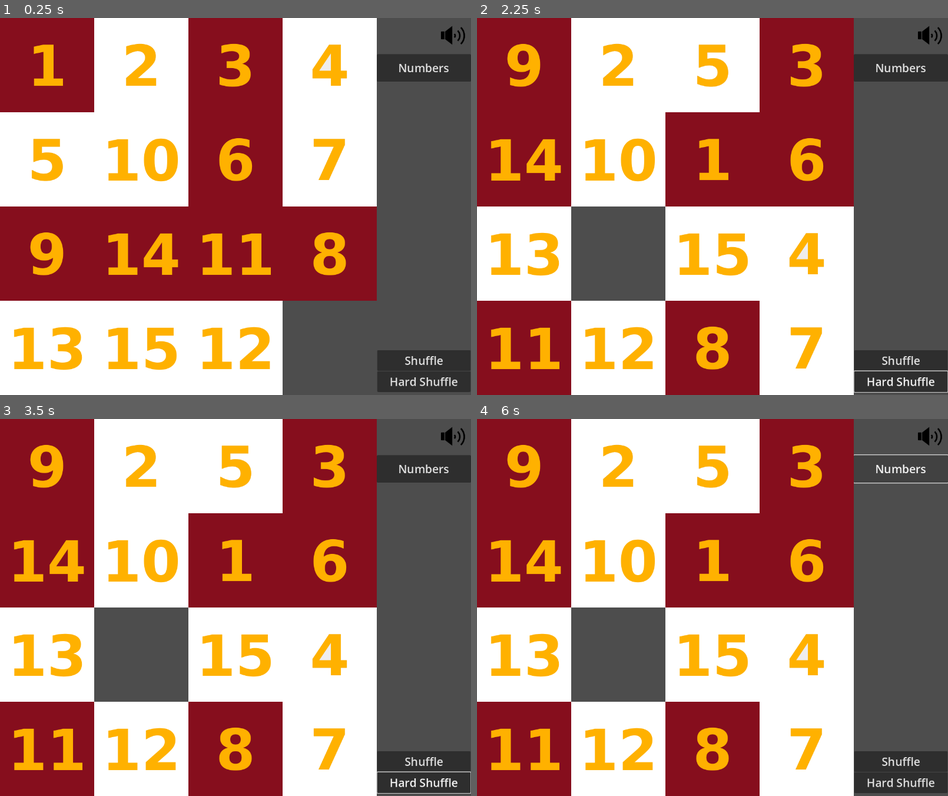
Above: before the commit, frames 1-4 (two rows, left to right).
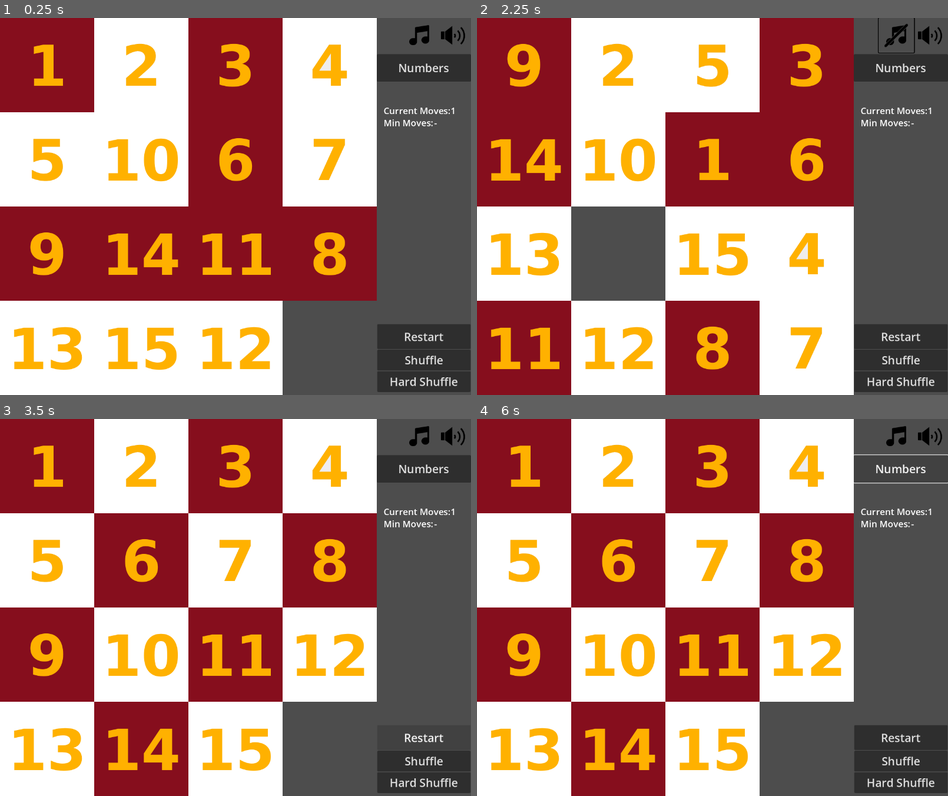
Above: after the commit, the same moments.

Repository: DENIZSEKER99/SlidePuzzle-SENG_218
Game: Godot game, scene res://scenes/main.tscn
The game is run twice, just before and just after one commit, with the same random seed, the same clock (stepped at 60 frames per second) and the same inputs.
Inputs (mouse positions are in pixels of both pictures, inside the frame that each line leads up to):
- Up to frame 1 (0.25 s): no input
- Up to frame 2 (2.25 s): click "Shuffle" at 0.5 s; click "Hard Shuffle" at 1.25 s; click (896, 36) at 2.02 s
- Up to frame 3 (3.5 s): click (423, 735) at 2.75 s, where only the run after the commit has a clickable "Restart"
- Up to frame 4 (6 s): click (900, 735) at 3.5 s, where only the run after the commit has a clickable "Restart"; click (900, 735) at 4.25 s, where only the run after the commit has a clickable "Restart"; click "Numbers" at 5 s; click "Sonic" at 5.75 s

The runs differ from the first frame. In frame 1, 1.7% of the frame differs, in the area x 80-100%, y 1-93%; in frame 2, 1.8%; in frame 3, 59%; in frame 4, 60%, in the area x 0-100%, y 0-100%.

Commit message:
music and score added

Diff:
--- a/scenes/Puzzle_Area.gd
+++ b/scenes/Puzzle_Area.gd
@@ -4,16 +4,23 @@
 var tiles = []
 var solved = []
 var mouse = false
+var hardness = 50
+var sound_is_on = true
+var music_is_on =true
+var moves = 0
+static var min_moves
+var min_moves_is_null = true
 
-var hardness = 50
-
-var sound_is_on = true
 
 func _ready():
+	if music_is_on:
+		$MusicStreamPlayer.play()
 	start_game()
 
 func start_game():
-	tiles = [$Tile1, $Tile2, $Tile3, $Tile4, $Tile5, $Tile6, $Tile7, $Tile8, $Tile9, $Tile10, $Tile11, $Tile12, $Tile13, $Tile14, $Tile15, $Tile16 ]
+	tiles = [$Tile1, $Tile2,
+	$Tile3, $Tile4, $Tile5, $Tile6,$Tile7, $Tile8, $Tile9,
+	$Tile10, $Tile11, $Tile12, $Tile13, $Tile14, $Tile15, $Tile16 ]
 	solved = tiles.duplicate()
 	shuffle_tiles()
 
@@ -28,6 +35,7 @@
 			check_neighbours(rows,cols)
 			previous_1 = previous
 			previous = tile
+			moves=0
 
 func hard_shuffle_tiles():
 	var previous = 99
@@ -40,6 +48,7 @@
 			check_neighbours(rows,cols)
 			previous_1 = previous
 			previous = tile
+			moves=0
 
 func _process(delta):
 	if Input.is_mouse_button_pressed(MOUSE_BUTTON_LEFT) and mouse:
@@ -50,14 +59,22 @@
 		var cols = int(mouse_copy.position.x / 250)
 		check_neighbours(rows,cols)
 		if tiles == solved:
+			if min_moves_is_null:
+				min_moves = moves
+				$Highest_Score.text = str(min_moves)
+				min_moves_is_null = false
+			elif min_moves > moves:
+				min_moves = moves
+				$Highest_Score.text = str(min_moves)
+				min_moves_is_null = false
 			if sound_is_on:
 				$AudioStreamPlayer.stream=preload("res://art/audio/Small Win.mp3")
 				$AudioStreamPlayer.play()
 				pass
-			print("You win!")
 			var you_win = preload("res://scenes/You win.tscn")
 			var win_instance = you_win.instantiate()
 			add_child(win_instance)
+			$Timer.start()
 
 func check_neighbours(rows, cols):
 	var empty = false
@@ -100,6 +117,8 @@
 	var temp_tile = tiles[tile_src]
 	tiles[tile_src] = tiles[tile_dst]
 	tiles[tile_dst] = temp_tile
+	moves = moves+1
+	$Current_Score.text=str(moves)
 	if sound_is_on:
 		$AudioStreamPlayer.stream = preload("res://art/audio/Whip Woosh.mp3")
 		$AudioStreamPlayer.play()
@@ -124,3 +143,27 @@
 		$Sound_Button.icon = preload("res://art/Icons/Sound_on.png")
 		sound_is_on = true
 	pass
+
+func _on_timer_timeout():
+	remove_child($Win_Screen)
+	remove_child($Win_Screen1)
+	remove_child($Win_Screen2)
+	remove_child($Win_Screen3)
+	pass
+
+func _on_music_button_button_down():
+	if music_is_on:
+		$Music_Button.icon=preload("res://art/Icons/music_off.png")
+		music_is_on=false
+		$MusicStreamPlayer.stop()
+	else:
+		$Music_Button.icon =preload("res://art/Icons/music_on.png")
+		music_is_on = true
+		$MusicStreamPlayer.play()
+	pass
+
+
+func _on_restart_button_down():
+
+	get_tree().change_scene_to_file("res://scenes/main.tscn")
+	pass # Replace with function body.
--- a/scenes/Puzzle_Area.tscn
+++ b/scenes/Puzzle_Area.tscn
@@ -19,6 +19,8 @@
 [ext_resource type="Texture2D" uid="uid://cqsrtivokhcti" path="res://art/numbers/empty.png" id="16_lf30e"]
 [ext_resource type="AudioStream" uid="uid://bru3p4ulcofwq" path="res://art/audio/Whip Woosh.mp3" id="18_oyhmo"]
 [ext_resource type="Texture2D" uid="uid://sduexcyn8m3x" path="res://art/Icons/Sound_on.png" id="19_t7fci"]
+[ext_resource type="Texture2D" uid="uid://ddt8inwyvmpwv" path="res://art/Icons/music_on.png" id="20_r3jme"]
+[ext_resource type="AudioStream" uid="uid://c0ahx5cp8lxrn" path="res://art/music/Retro Game Loop.wav" id="21_0ffke"]
 
 [sub_resource type="RectangleShape2D" id="RectangleShape2D_nqohr"]
 size = Vector2(1000, 1000)
@@ -96,9 +98,9 @@
 
 [node name="Shuffle" type="Button" parent="."]
 offset_left = 1001.0
-offset_top = 881.0
+offset_top = 880.0
 offset_right = 1249.0
-offset_bottom = 936.0
+offset_bottom = 935.0
 theme_override_font_sizes/font_size = 30
 text = "Shuffle"
 
@@ -123,6 +125,67 @@
 flat = true
 icon_alignment = 1
 
+[node name="Timer" type="Timer" parent="."]
+wait_time = 3.0
+
+[node name="Sprite2D" type="Sprite2D" parent="."]
+
+[node name="Music_Button" type="Button" parent="."]
+modulate = Color(0, 0, 0, 1)
+offset_left = 1066.0
+offset_right = 1160.0
+offset_bottom = 92.0
+icon = ExtResource("20_r3jme")
+flat = true
+icon_alignment = 1
+
+[node name="MusicStreamPlayer" type="AudioStreamPlayer" parent="."]
+stream = ExtResource("21_0ffke")
+volume_db = -5.0
+
+[node name="Current_Score_Text" type="Label" parent="."]
+offset_left = 1018.0
+offset_top = 229.0
+offset_right = 1195.0
+offset_bottom = 263.0
+theme_override_font_sizes/font_size = 24
+text = "Current Moves:"
+
+[node name="Current_Score" type="Label" parent="."]
+offset_left = 1196.0
+offset_top = 229.0
+offset_right = 1361.0
+offset_bottom = 263.0
+theme_override_font_sizes/font_size = 24
+text = "-"
+
+[node name="Highest_Score_Text" type="Label" parent="."]
+offset_left = 1018.0
+offset_top = 261.0
+offset_right = 1183.0
+offset_bottom = 295.0
+theme_override_font_sizes/font_size = 24
+text = "Min Moves:"
+
+[node name="Highest_Score" type="Label" parent="."]
+offset_left = 1152.0
+offset_top = 261.0
+offset_right = 1317.0
+offset_bottom = 295.0
+theme_override_font_sizes/font_size = 24
+text = "-"
+
+[node name="Restart" type="Button" parent="."]
+offset_left = 1001.0
+offset_top = 812.0
+offset_right = 1249.0
+offset_bottom = 878.0
+theme_override_font_sizes/font_size = 30
+text = "Restart"
+
 [connection signal="button_down" from="Shuffle" to="." method="_on_shuffle_button_down"]
 [connection signal="button_down" from="Hard_Shuffle" to="." method="_on_hard_shuffle_button_down"]
 [connection signal="button_down" from="Sound_Button" to="." method="_on_sound_button_button_down"]
+[connection signal="timeout" from="Timer" to="." method="_on_timer_timeout"]
+[connection signal="button_down" from="Music_Button" to="." method="_on_music_button_button_down"]
+[connection signal="button_down" from="Restart" to="." method="_on_restart_button_down"]
--- a/scenes/You win.tscn
+++ b/scenes/You win.tscn
@@ -8,9 +8,9 @@
 anchor_top = 0.5
 anchor_right = 0.5
 anchor_bottom = 0.5
-offset_left = 41.0
+offset_left = 2.0
 offset_top = 367.0
-offset_right = 1210.0
+offset_right = 1249.0
 offset_bottom = 649.0
 grow_horizontal = 2
 grow_vertical = 2
--- a/scenes/main.gd
+++ b/scenes/main.gd
@@ -6,7 +6,6 @@
 var sonic_is_active = false
 
 var puzzle_area = preload("res://scenes/Puzzle_Area.tscn")
-
 
 func _on_sonic_button_down():
 	if sonic_is_active == false:
Binary file added: art/Icons/music_off.png
Not shown, added: art/Icons/music_off.png.import
Binary file added: art/Icons/music_on.png
Not shown, added: art/Icons/music_on.png.import
Not shown, added: art/music/Retro Game Loop.wav.import
Not shown, added: export_presets.cfg
Not shown: 1 places in scenes/Puzzle_Area.tscn that only renumber resources
Not shown, added: art/music/Retro Game Loop.wav
